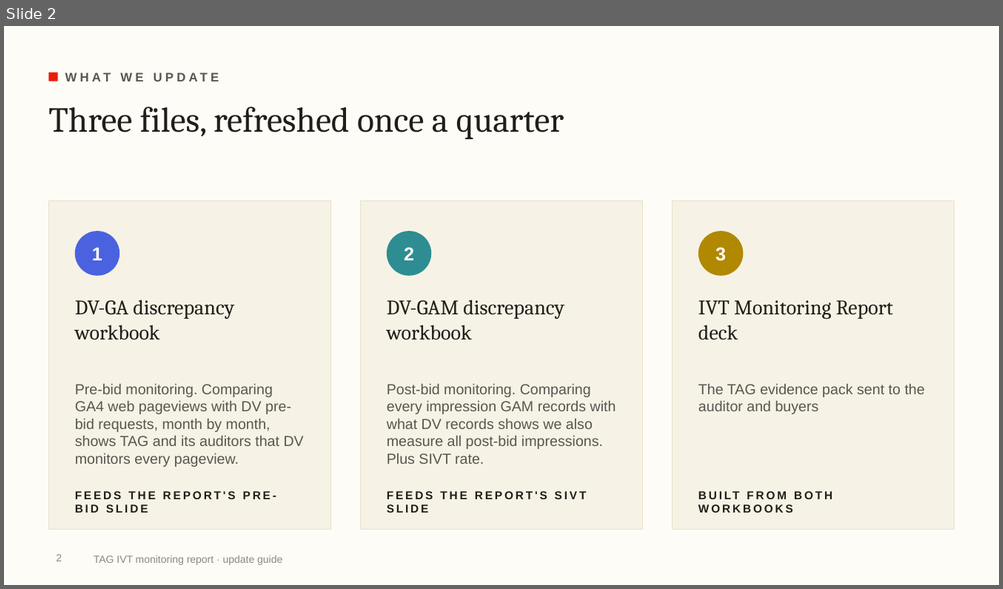
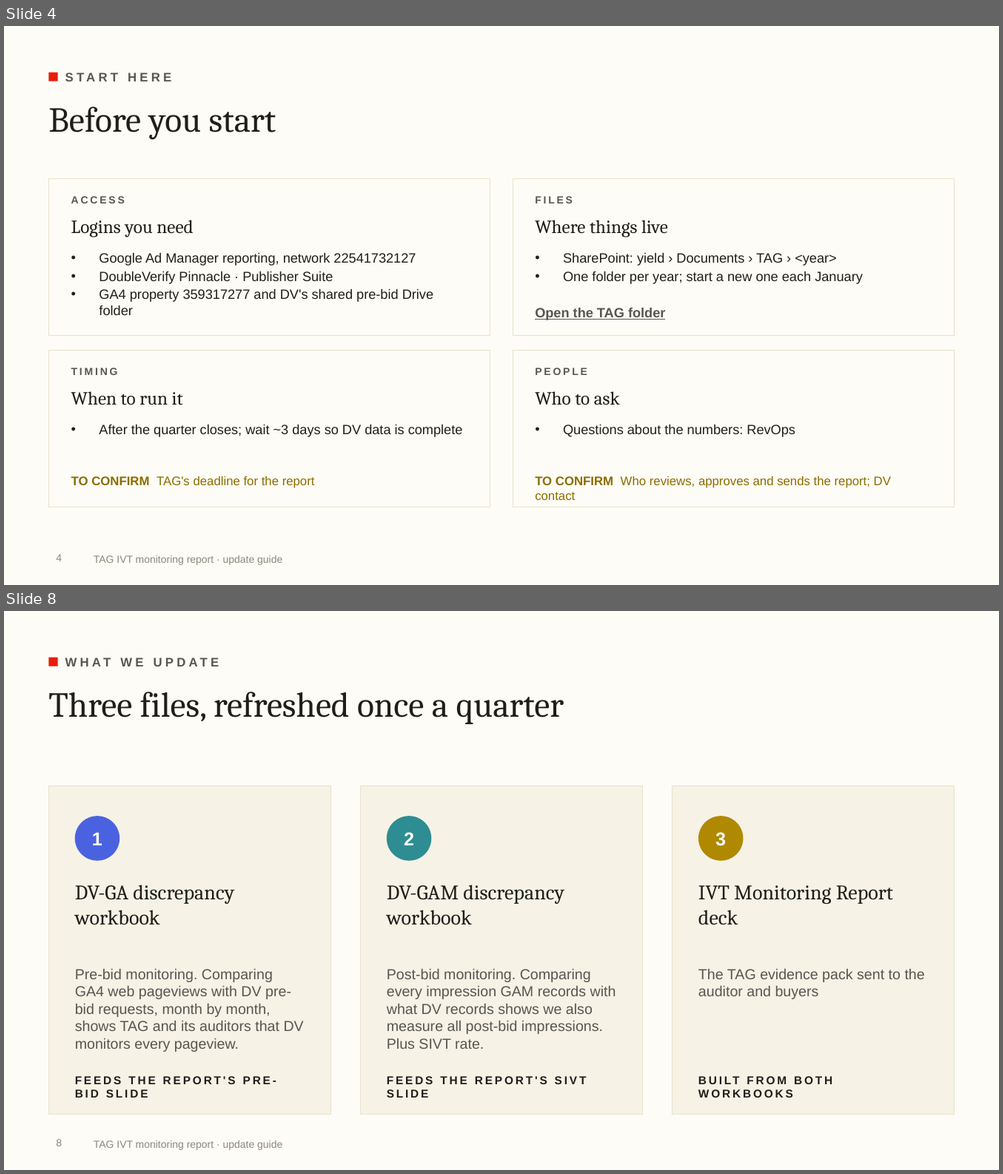
Before and after one commit to rogerhirano-nw/yield-dashboard, a slide deck: docs/TAG_IVT_Report_Update_Guide.pptx. Shown one above the other, each under a label of ours: slide 2 before the commit, slides 4 and 8 after it; the slides between them are not shown. The pictures are 1003x589 and 1003x1174 pixels, drawn with LibreOffice and Linux fonts; fonts in the diff are those of the drawing; background and template pictures are left out. Boxes give left, top, right and bottom in pixels: in the first picture for what was removed or moved away, otherwise in the second. Text is boxed around its words. In the diff, an @@ line names an element or a change of style, - is before the commit and + after.

```diff
--- a/docs/TAG_IVT_Report_Update_Guide.pptx
+++ b/docs/TAG_IVT_Report_Update_Guide.pptx
@@ slide 4 added at (4,26,999,585), background #FEFCF6; not listed: 2 template elements that a slide beside it also shows @@
@@ text added at (65,63,737,90), 12 pt, text #57564F, bold @@
+START HERE
@@ title added at (48,107,276,139), 34 pt, text #1F1E19 @@
+Before you start
@@ rectangle added at (48,179,490,335), fill #FEFCF6, outline #E7E0C9 0.75 pt @@
@@ rectangle added at (513,179,955,335), fill #FEFCF6, outline #E7E0C9 0.75 pt @@
@@ text added at (71,196,125,204), 10 pt, text #57564F, bold @@
+ACCESS
@@ text added at (535,196,572,204), 10 pt, text #57564F, bold @@
+FILES
@@ text added at (71,220,193,238), 18 pt, text #1F1E19 @@
+Logins you need
@@ text added at (535,220,668,238), 18 pt, text #1F1E19 @@
+Where things live
@@ text added at (99,252,433,315), 13 pt, text #1F1E19 @@
+• Google Ad Manager reporting, network 22541732127
+• DoubleVerify Pinnacle · Publisher Suite
+• GA4 property 359317277 and DV's shared pre-bid Drive folder
@@ text added at (563,252,862,284), 13 pt, text #1F1E19 @@
+• SharePoint: yield › Documents › TAG › <year>
+• One folder per year; start a new one each January
@@ text added at (535,308,665,321), 13 pt, text #57564F, bold, underline @@
+Open the TAG folder
@@ rectangle added at (48,351,490,507), fill #FEFCF6, outline #E7E0C9 0.75 pt @@
@@ rectangle added at (513,351,955,507), fill #FEFCF6, outline #E7E0C9 0.75 pt @@
@@ text added at (71,368,118,375), 10 pt, text #57564F, bold @@
+TIMING
@@ text added at (535,368,587,375), 10 pt, text #57564F, bold @@
+PEOPLE
@@ text added at (71,392,183,406), 18 pt, text #1F1E19 @@
+When to run it
@@ text added at (535,392,620,406), 18 pt, text #1F1E19 @@
+Who to ask
@@ text added at (99,424,463,437), 13 pt, text #1F1E19 @@
+• After the quarter closes; wait ~3 days so DV data is complete
@@ text added at (563,424,795,437), 13 pt, text #1F1E19 @@
+• Questions about the numbers: RevOps
@@ text added at (71,477,315,488), 12 pt, text #8A6D00 @@
+TO CONFIRM TAG's deadline for the report
@@ text added at (535,477,891,500), 12 pt, text #8A6D00 @@
+TO CONFIRM Who reviews, approves and sends the report; DV contact
@@ page number added at (56,554,62,562), 10 pt, text #8C887B @@
+4
@@ what was slide 2 is now slide 8 @@
@@ page number at (56,1139,62,1147): text changed @@
-2
+8
```
Also in this commit, not shown: 19 slides changed, 7 other slides added, 2 other files.
